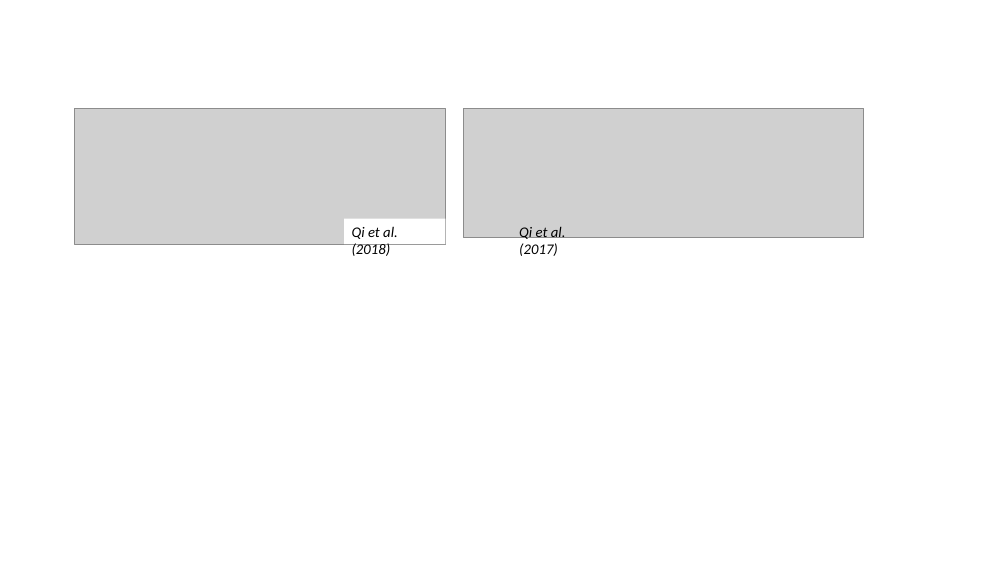
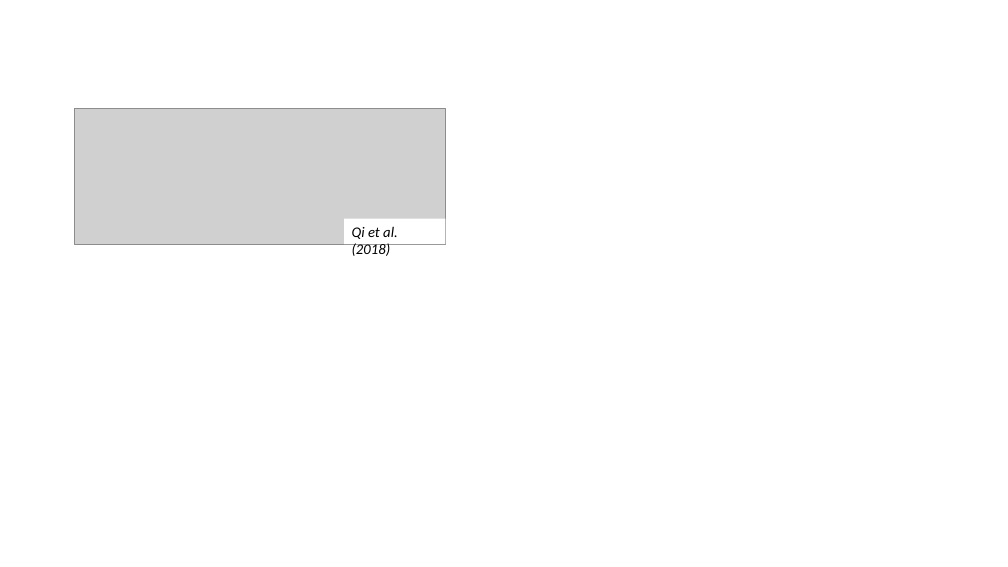
Before and after one commit to BrownCSCI2952K/browncsci2952k.github.io, a slide deck: slide 1 of images/teaser.pptx. Drawn at 1008x567 pixels with LibreOffice and Linux fonts; fonts in the diff are those of the drawing; grey boxes stand for pictures. Boxes give left, top, right and bottom in pixels: in the first picture for what was removed or moved away, otherwise in the second. Text is boxed around its words. In the diff, an @@ line names an element or a change of style, - is before the commit and + after.

```diff
--- a/images/teaser.pptx
+++ b/images/teaser.pptx
@@ picture removed at <box>464,108,864,237</box> @@
@@ text removed at <box>519,226,566,256</box> @@
-Qi et al. (2017)
```
Also in this commit, not shown: 7 other files.
